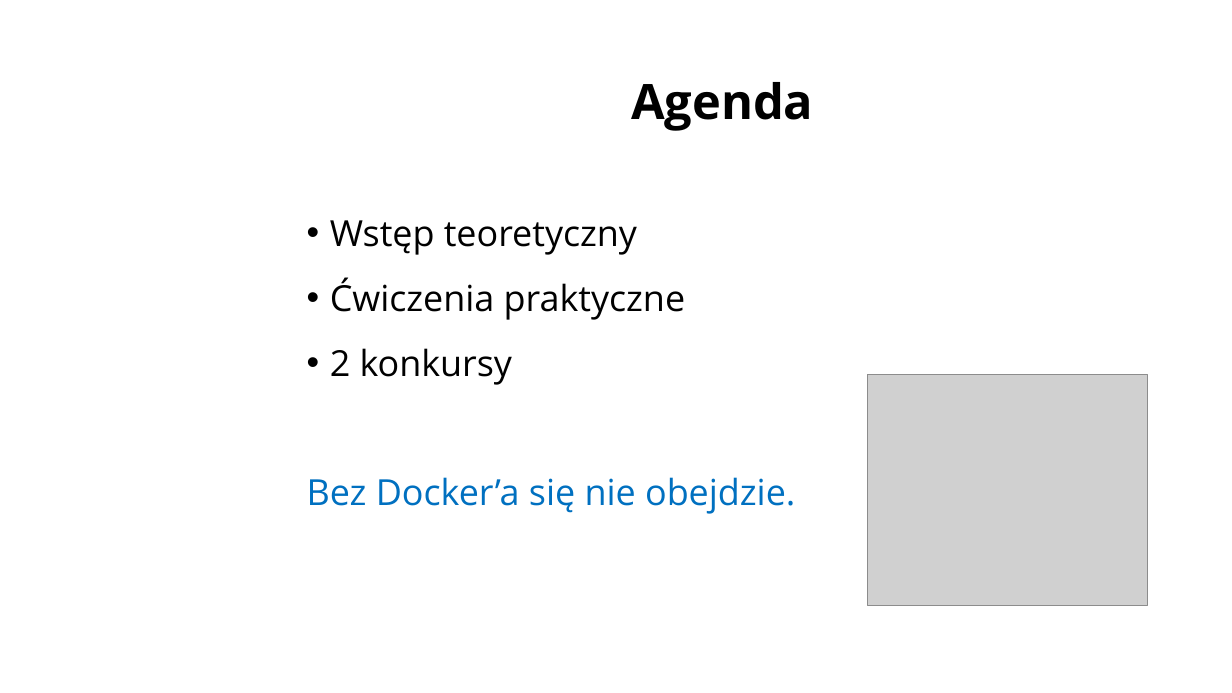
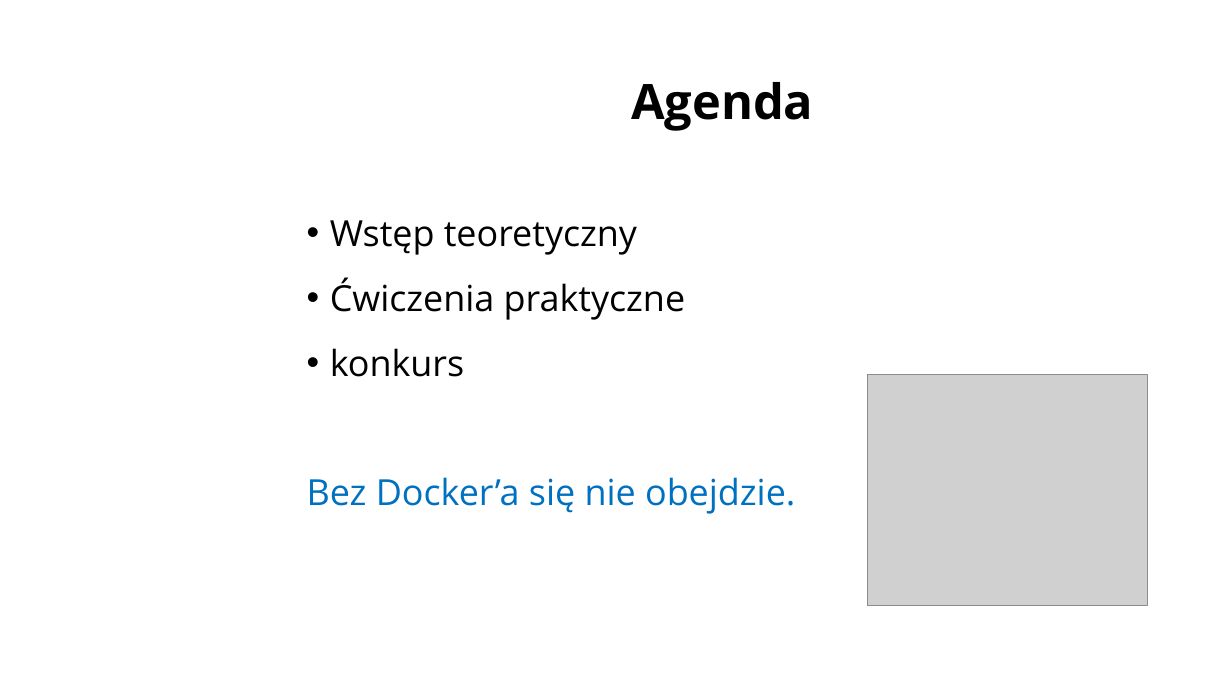
Before and after one commit to sowa-gregory/log4shell, a slide deck: slide 3 of log4shell_admindays.pptx. Drawn at 1232x693 pixels with LibreOffice and Linux fonts; fonts in the diff are those of the drawing; grey boxes stand for pictures; background and template pictures are left out. Boxes give left, top, right and bottom in pixels: in the first picture for what was removed or moved away, otherwise in the second. Text is boxed around its words. In the diff, an @@ line names an element or a change of style, - is before the commit and + after.

```diff
--- a/log4shell_admindays.pptx
+++ b/log4shell_admindays.pptx
@@ text at bbox=[330, 348, 464, 377]: text changed @@
-• 2 konkursy
+• konkurs
```
Also in this commit, not shown: 7 other slides changed, 2 slides added, 3 slides removed, 3 other files.
